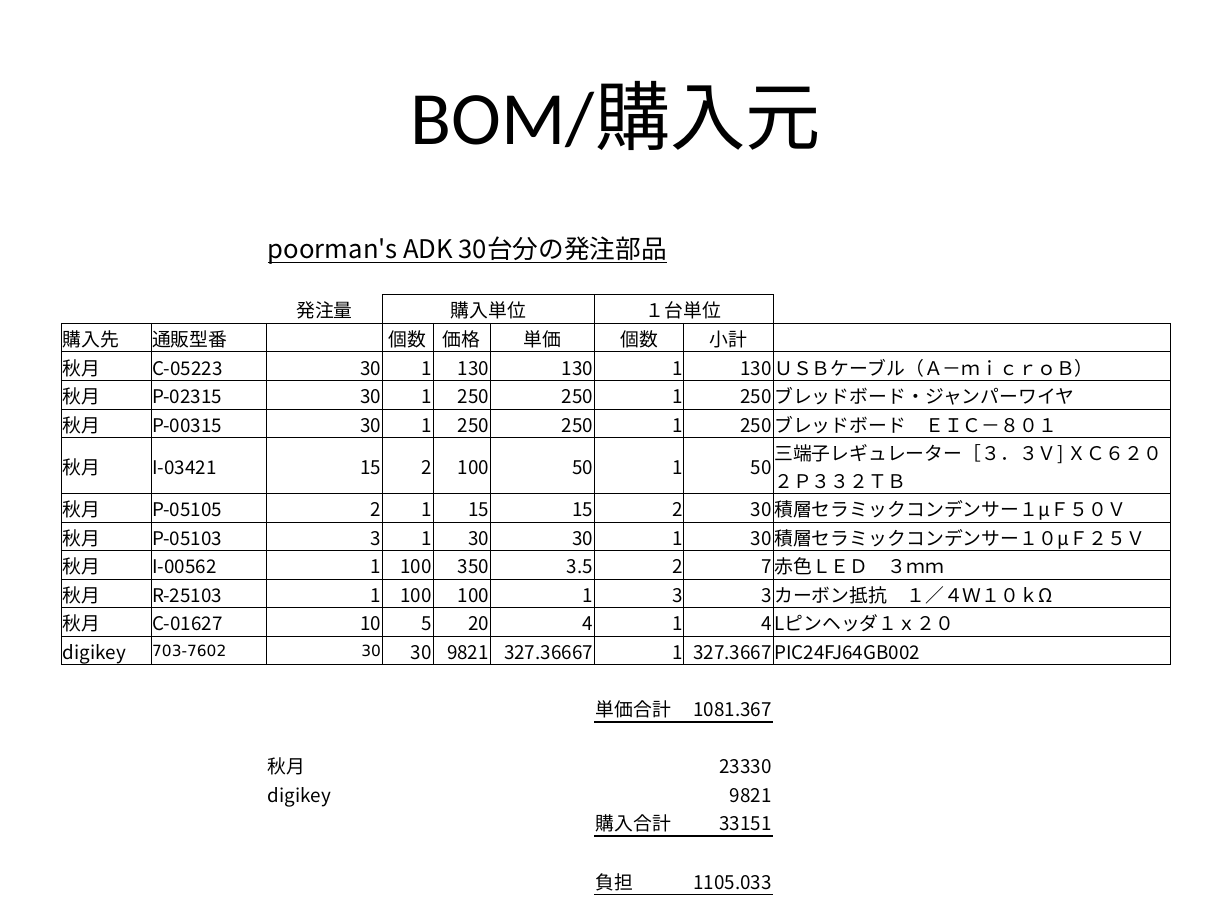
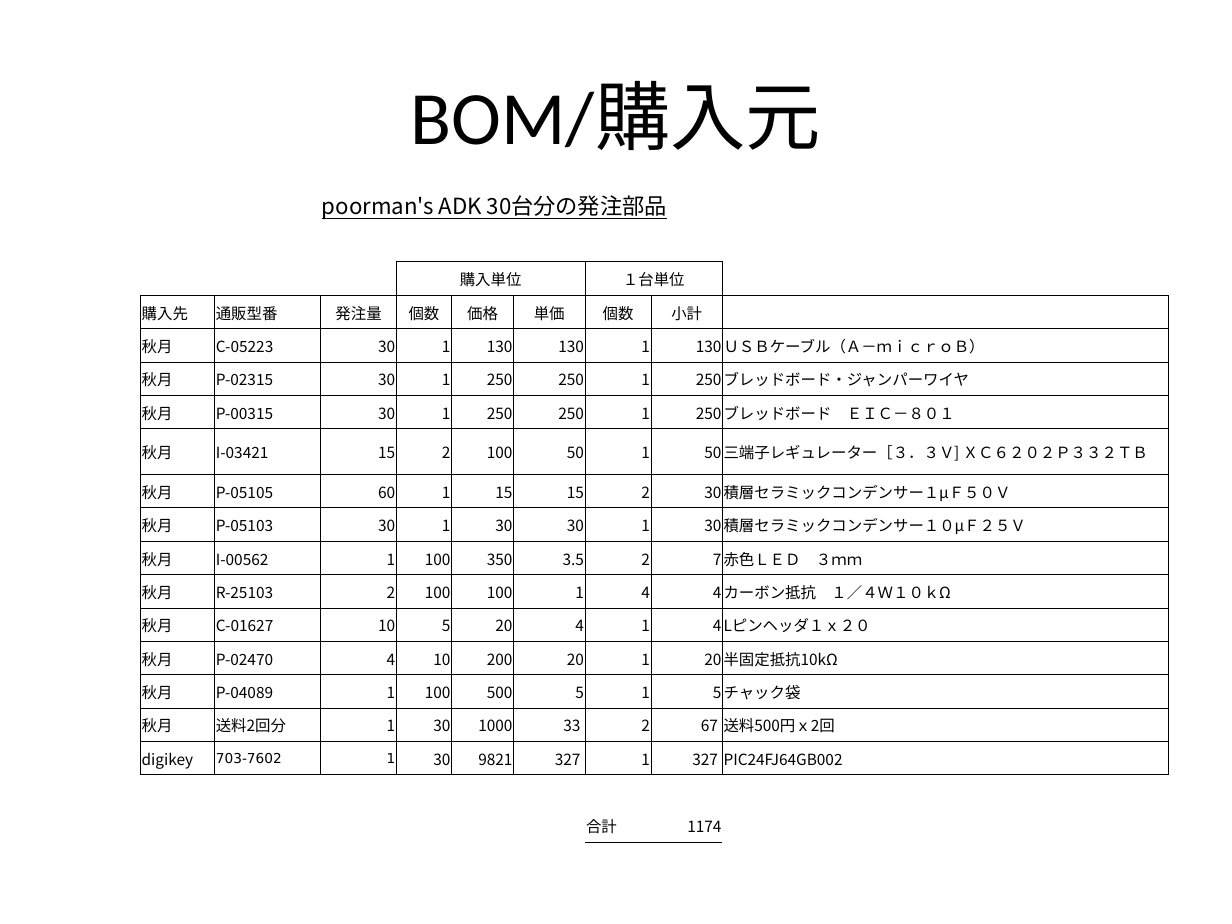
Before and after one commit to magoroku15/OpenAccessoryDemo, a slide deck: slide 12 of Doc/poorman's adk.pptx (slide 6 before the commit). Drawn at 1232x924 pixels with LibreOffice and Linux fonts; fonts in the diff are those of the drawing. Boxes give left, top, right and bottom in pixels: in the first picture for what was removed or moved away, otherwise in the second. Text is boxed around its words. In the diff, an @@ line names an element or a change of style, - is before the commit and + after.

Commit message:
可変抵抗の記述を追加

```diff
--- a/Doc/poorman's adk.pptx
+++ b/Doc/poorman's adk.pptx
@@ table at (140, 181, 1168, 838) @@
-row 3, column 3: 発注量
+row 3, column 3: 
-row 4, column 3: 
+row 4, column 3: 発注量
-row 9, column 3: 2
+row 9, column 3: 60
-row 10, column 3: 3
+row 10, column 3: 30
-row 12: 秋月 | R-25103 | 1 | 100 | 100 | 1 | 3 | 3 | カーボン抵抗 １／４Ｗ１０ｋΩ
+row 12: 秋月 | R-25103 | 2 | 100 | 100 | 1 | 4 | 4 | カーボン抵抗 １／４Ｗ１０ｋΩ
-row 14: digikey | 703-7602 | 30 | 30 | 9821 | 327.36667 | 1 | 327.3667 | PIC24FJ64GB002
+row 14: 秋月 | P-02470 | 4 | 10 | 200 | 20 | 1 | 20 | 半固定抵抗10kΩ
+row 15: 秋月 | P-04089 | 1 | 100 | 500 | 5 | 1 | 5 | チャック袋
+row 16: 秋月 | 送料2回分 | 1 | 30 | 1000 | 33 | 2 | 67 | 送料500円ｘ2回
+row 17: digikey | 703-7602 | 1 | 30 | 9821 | 327 | 1 | 327 | PIC24FJ64GB002
-row 16:  |  |  |  |  |  | 単価合計 | 1081.367 | 
-row 17:  |  |  |  |  |  |  |  | 
-row 18:  |  | 秋月 |  |  |  |  | 23330 | 
-row 19:  |  | digikey |  |  |  |  | 9821 | 
-row 20:  |  |  |  |  |  | 購入合計 | 33151 | 
-row 21:  |  |  |  |  |  |  |  | 
-row 22:  |  |  |  |  |  | 負担 | 1105.033 | 
-row 23:  |  |  |  |  |  |  |  | 
+row 19:  |  |  |  |  |  | 合計 | 1174 | 
@@ table: place and size @@
-table at (62, 228, 1172, 895)
+table at (140, 181, 1168, 838)
```
Also in this commit, not shown: 6 other slides changed, 7 slides added, 3 other files.
